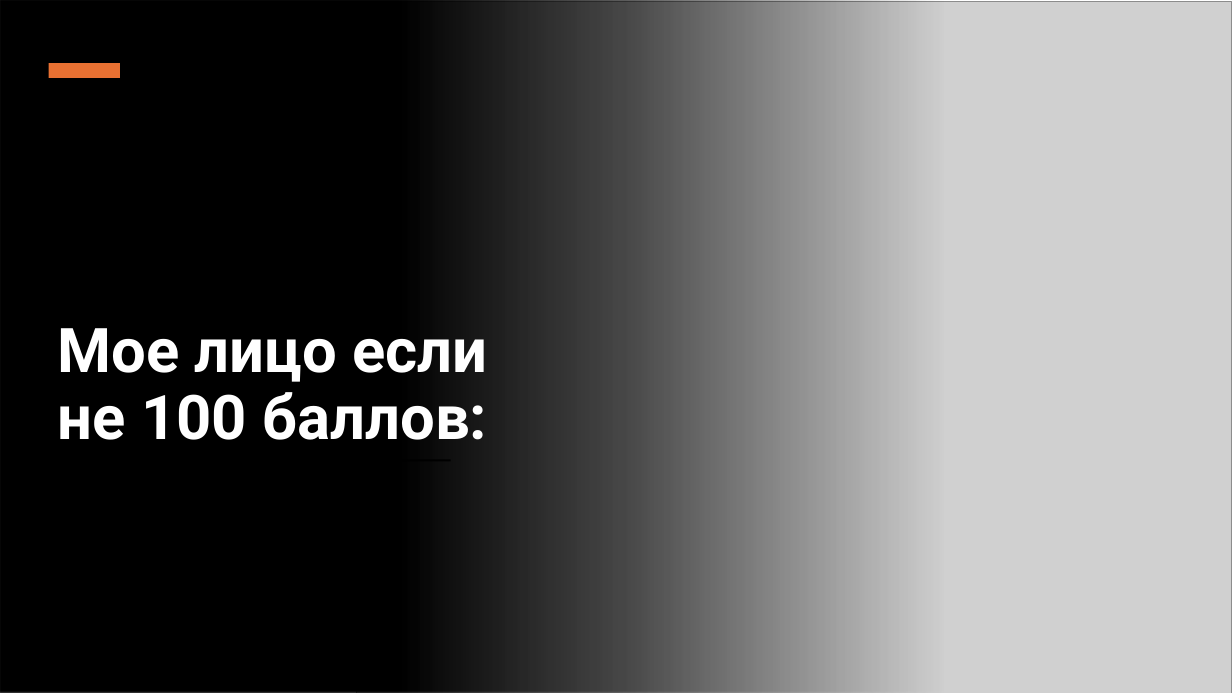
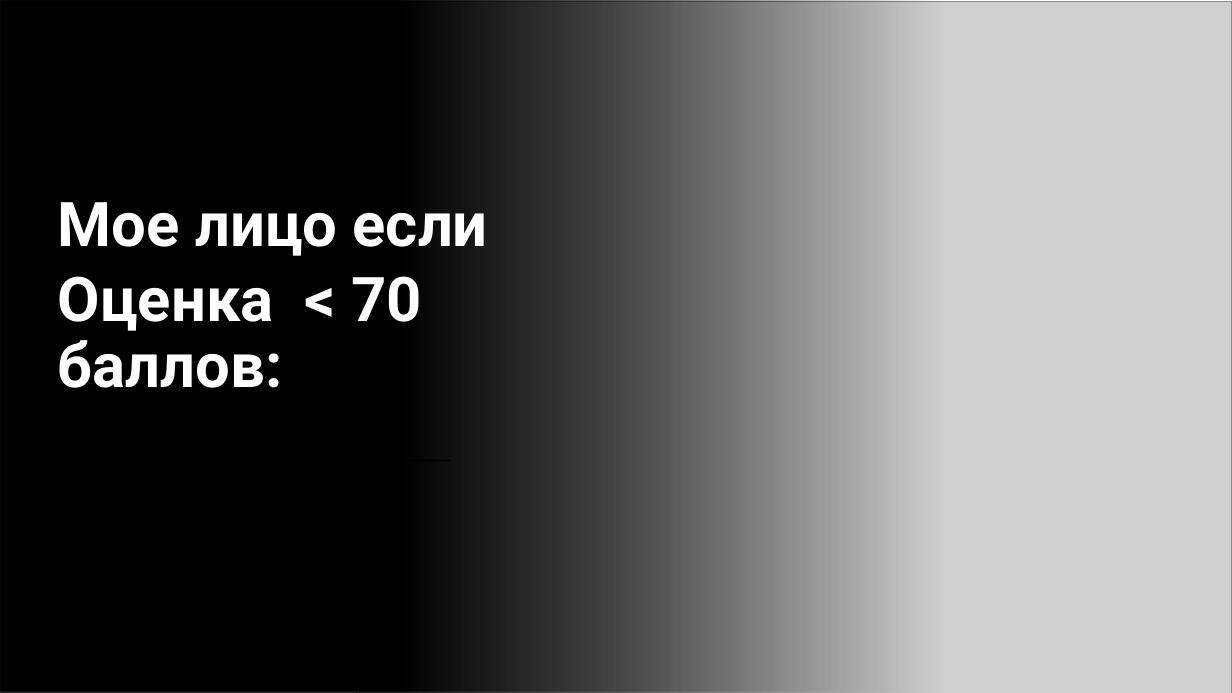
Before and after one commit to evon513/tg_bot_git_hub, a slide deck: slide 19 of тг бот_v2.pptx. Drawn at 1232x693 pixels with LibreOffice and Linux fonts; fonts in the diff are those of the drawing; grey boxes stand for pictures. Boxes give left, top, right and bottom in pixels: in the first picture for what was removed or moved away, otherwise in the second. Text is boxed around its words. In the diff, an @@ line names an element or a change of style, - is before the commit and + after.

```diff
--- a/тг бот_v2.pptx
+++ b/тг бот_v2.pptx
@@ rectangle at [24,49,189,92]: fill #E97132 to #000000; outline none to #000000 1.5 pt; rotation 90 to 0 degrees @@
@@ text at [58,202,488,388]: text changed @@
-Мое лицо если не 100 баллов:
+Мое лицо если
+Оценка < 70 баллов:
```
Also in this commit, not shown: 1 other slide changed, 2 other files.
